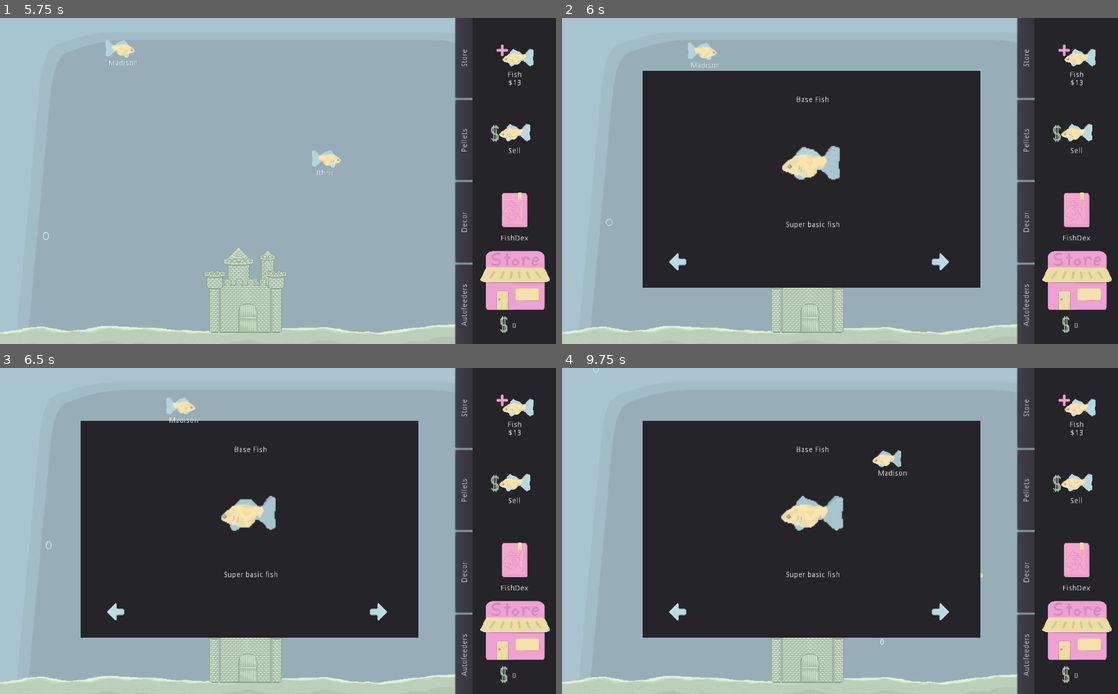
Above: before the commit, frames 1-4 (two rows, left to right).
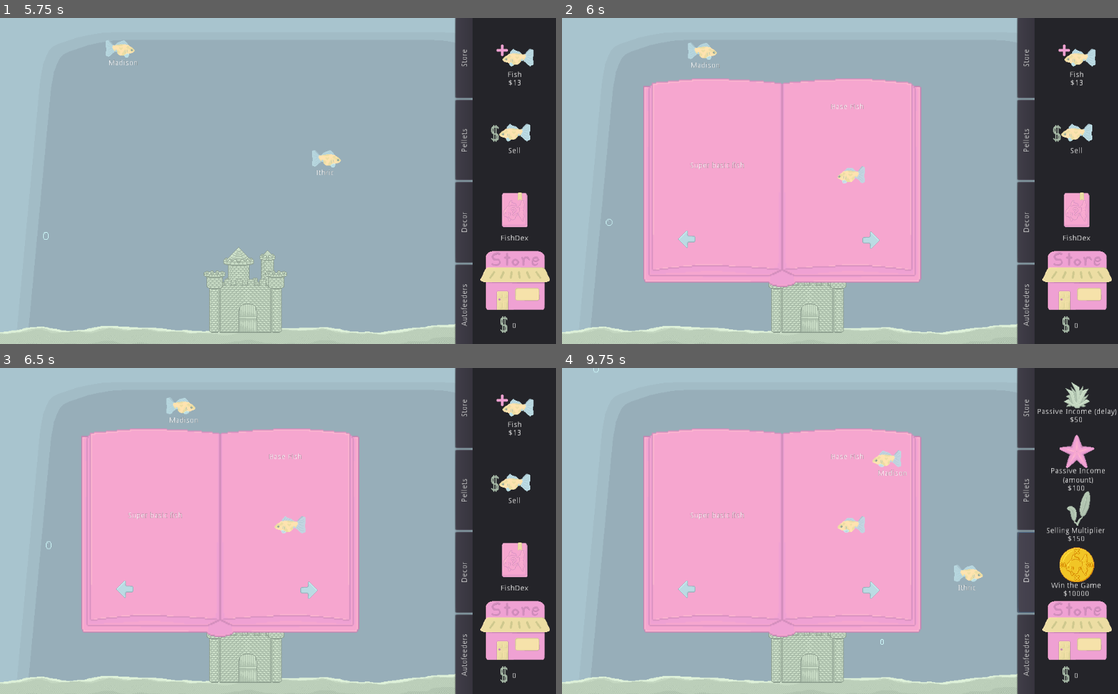
Above: after the commit, the same moments.

Repository: Struckdown/oohgamejam2020
Game: Godot game, scene res://Scenes/MainMenu.tscn
Same seed, same stepped clock (60 frames per second), same inputs: the game is played once before the commit and once after it.
Inputs (mouse positions are in pixels of both pictures, inside the frame that each line leads up to; where the layout moved, square brackets give the same spot in the first picture):
- Up to frame 1 (5.75 s): click "Play" at 0.5 s; click "Autofeeders" at 1.25 s; click "Decor" at 2 s; click "Pellets" at 2.75 s; click "Store" at 3.5 s; click "Fish" at 4.25 s; click "Sell" at 5 s
- Up to frame 2 (6 s): click "FishDex" at 5.75 s
- Up to frame 3 (6.5 s): no input
- Up to frame 4 (9.75 s): click (873, 589) [940, 615] at 6.5 s; click (689, 589) [678, 615] at 7.25 s; click "Autofeeders" at 8 s; click (1073, 387) at 8.77 s; click "Decor" at 9.5 s

Frame 1 is identical in both runs. In frame 2, 40% of the frame differs, in the area x 14-76%, y 16-83%; in frame 3, 40%; in frame 4, 43%, in the area x 14-100%, y 4-83%.

Commit message:
Fish dex almost done

Diff:
--- a/src/Scenes/FishDex.tscn
+++ b/src/Scenes/FishDex.tscn
@@ -1,129 +1,868 @@
-[gd_scene load_steps=13 format=2]
+[gd_scene load_steps=59 format=2]
 
 [ext_resource path="res://Art/Basic Fish/Fish.png" type="Texture" id=1]
 [ext_resource path="res://Art/HUD Elements/right arrow.png" type="Texture" id=2]
 [ext_resource path="res://Scripts/FishDex.gd" type="Script" id=3]
 [ext_resource path="res://Art/HUD Elements/left arrow.png" type="Texture" id=4]
-
-[sub_resource type="AtlasTexture" id=1]
+[ext_resource path="res://Art/HUD Elements/dex background.png" type="Texture" id=5]
+[ext_resource path="res://Art/Unifish/Unifish.png" type="Texture" id=6]
+[ext_resource path="res://Art/Uberfish/Ubersprite.png" type="Texture" id=7]
+[ext_resource path="res://Art/Goldfish/Goldfish.png" type="Texture" id=8]
+[ext_resource path="res://Art/Shadowfish/Shadowfish.png" type="Texture" id=9]
+[ext_resource path="res://Art/Skelefish/Skelefish.png" type="Texture" id=10]
+
+[sub_resource type="AtlasTexture" id=9]
 flags = 4
 atlas = ExtResource( 1 )
 region = Rect2( 0, 0, 64, 32 )
 
-[sub_resource type="AtlasTexture" id=2]
+[sub_resource type="AtlasTexture" id=10]
 flags = 4
 atlas = ExtResource( 1 )
 region = Rect2( 64, 0, 64, 32 )
 
-[sub_resource type="AtlasTexture" id=3]
+[sub_resource type="AtlasTexture" id=11]
 flags = 4
 atlas = ExtResource( 1 )
 region = Rect2( 128, 0, 64, 32 )
 
-[sub_resource type="AtlasTexture" id=4]
+[sub_resource type="AtlasTexture" id=12]
 flags = 4
 atlas = ExtResource( 1 )
 region = Rect2( 192, 0, 64, 32 )
 
-[sub_resource type="AtlasTexture" id=5]
+[sub_resource type="AtlasTexture" id=13]
 flags = 4
 atlas = ExtResource( 1 )
 region = Rect2( 256, 0, 64, 32 )
 
-[sub_resource type="AtlasTexture" id=6]
+[sub_resource type="AtlasTexture" id=14]
 flags = 4
 atlas = ExtResource( 1 )
 region = Rect2( 320, 0, 64, 32 )
 
-[sub_resource type="AtlasTexture" id=7]
+[sub_resource type="AtlasTexture" id=15]
 flags = 4
 atlas = ExtResource( 1 )
 region = Rect2( 384, 0, 64, 32 )
 
+[sub_resource type="AtlasTexture" id=16]
+flags = 4
+atlas = ExtResource( 9 )
+region = Rect2( 0, 0, 64, 32 )
+
+[sub_resource type="AtlasTexture" id=17]
+flags = 4
+atlas = ExtResource( 9 )
+region = Rect2( 64, 0, 64, 32 )
+
+[sub_resource type="AtlasTexture" id=18]
+flags = 4
+atlas = ExtResource( 9 )
+region = Rect2( 128, 0, 64, 32 )
+
+[sub_resource type="AtlasTexture" id=19]
+flags = 4
+atlas = ExtResource( 9 )
+region = Rect2( 192, 0, 64, 32 )
+
+[sub_resource type="AtlasTexture" id=20]
+flags = 4
+atlas = ExtResource( 9 )
+region = Rect2( 256, 0, 64, 32 )
+
+[sub_resource type="AtlasTexture" id=21]
+flags = 4
+atlas = ExtResource( 9 )
+region = Rect2( 320, 0, 64, 32 )
+
+[sub_resource type="AtlasTexture" id=22]
+flags = 4
+atlas = ExtResource( 9 )
+region = Rect2( 384, 0, 64, 32 )
+
+[sub_resource type="AtlasTexture" id=23]
+flags = 4
+atlas = ExtResource( 9 )
+region = Rect2( 448, 0, 64, 32 )
+
+[sub_resource type="AtlasTexture" id=24]
+flags = 4
+atlas = ExtResource( 10 )
+region = Rect2( 0, 0, 64, 32 )
+
+[sub_resource type="AtlasTexture" id=25]
+flags = 4
+atlas = ExtResource( 10 )
+region = Rect2( 64, 0, 64, 32 )
+
+[sub_resource type="AtlasTexture" id=26]
+flags = 4
+atlas = ExtResource( 10 )
+region = Rect2( 128, 0, 64, 32 )
+
+[sub_resource type="AtlasTexture" id=27]
+flags = 4
+atlas = ExtResource( 10 )
+region = Rect2( 192, 0, 64, 32 )
+
+[sub_resource type="AtlasTexture" id=28]
+flags = 4
+atlas = ExtResource( 10 )
+region = Rect2( 256, 0, 64, 32 )
+
+[sub_resource type="AtlasTexture" id=29]
+flags = 4
+atlas = ExtResource( 10 )
+region = Rect2( 320, 0, 64, 32 )
+
+[sub_resource type="AtlasTexture" id=30]
+flags = 4
+atlas = ExtResource( 10 )
+region = Rect2( 384, 0, 64, 32 )
+
+[sub_resource type="AtlasTexture" id=31]
+flags = 4
+atlas = ExtResource( 10 )
+region = Rect2( 448, 0, 64, 32 )
+
+[sub_resource type="AtlasTexture" id=32]
+flags = 4
+atlas = ExtResource( 6 )
+region = Rect2( 0, 0, 64, 32 )
+
+[sub_resource type="AtlasTexture" id=33]
+flags = 4
+atlas = ExtResource( 6 )
+region = Rect2( 64, 0, 64, 32 )
+
+[sub_resource type="AtlasTexture" id=34]
+flags = 4
+atlas = ExtResource( 6 )
+region = Rect2( 128, 0, 64, 32 )
+
+[sub_resource type="AtlasTexture" id=35]
+flags = 4
+atlas = ExtResource( 6 )
+region = Rect2( 192, 0, 64, 32 )
+
+[sub_resource type="AtlasTexture" id=36]
+flags = 4
+atlas = ExtResource( 6 )
+region = Rect2( 256, 0, 64, 32 )
+
+[sub_resource type="AtlasTexture" id=37]
+flags = 4
+atlas = ExtResource( 6 )
+region = Rect2( 320, 0, 64, 32 )
+
+[sub_resource type="AtlasTexture" id=38]
+flags = 4
+atlas = ExtResource( 6 )
+region = Rect2( 384, 0, 64, 32 )
+
+[sub_resource type="AtlasTexture" id=39]
+flags = 4
+atlas = ExtResource( 6 )
+region = Rect2( 448, 0, 64, 32 )
+
+[sub_resource type="AtlasTexture" id=40]
+flags = 4
+atlas = ExtResource( 7 )
+region = Rect2( 0, 0, 64, 32 )
+
+[sub_resource type="AtlasTexture" id=41]
+flags = 4
+atlas = ExtResource( 7 )
+region = Rect2( 64, 0, 64, 32 )
+
+[sub_resource type="AtlasTexture" id=42]
+flags = 4
+atlas = ExtResource( 7 )
+region = Rect2( 128, 0, 64, 32 )
+
+[sub_resource type="AtlasTexture" id=43]
+flags = 4
+atlas = ExtResource( 7 )
+region = Rect2( 192, 0, 64, 32 )
+
+[sub_resource type="AtlasTexture" id=44]
+flags = 4
+atlas = ExtResource( 7 )
+region = Rect2( 256, 0, 64, 32 )
+
+[sub_resource type="AtlasTexture" id=45]
+flags = 4
+atlas = ExtResource( 7 )
+region = Rect2( 320, 0, 64, 32 )
+
+[sub_resource type="AtlasTexture" id=46]
+flags = 4
+atlas = ExtResource( 7 )
+region = Rect2( 384, 0, 64, 32 )
+
+[sub_resource type="AtlasTexture" id=47]
+flags = 4
+atlas = ExtResource( 7 )
+region = Rect2( 448, 0, 64, 32 )
+
+[sub_resource type="AtlasTexture" id=48]
+flags = 4
+atlas = ExtResource( 8 )
+region = Rect2( 0, 0, 64, 32 )
+
+[sub_resource type="AtlasTexture" id=49]
+flags = 4
+atlas = ExtResource( 8 )
+region = Rect2( 64, 0, 64, 32 )
+
+[sub_resource type="AtlasTexture" id=50]
+flags = 4
+atlas = ExtResource( 8 )
+region = Rect2( 128, 0, 64, 32 )
+
+[sub_resource type="AtlasTexture" id=51]
+flags = 4
+atlas = ExtResource( 8 )
+region = Rect2( 192, 0, 64, 32 )
+
+[sub_resource type="AtlasTexture" id=52]
+flags = 4
+atlas = ExtResource( 8 )
+region = Rect2( 256, 0, 64, 32 )
+
+[sub_resource type="AtlasTexture" id=53]
+flags = 4
+atlas = ExtResource( 8 )
+region = Rect2( 320, 0, 64, 32 )
+
+[sub_resource type="AtlasTexture" id=54]
+flags = 4
+atlas = ExtResource( 8 )
+region = Rect2( 384, 0, 64, 32 )
+
+[sub_resource type="AtlasTexture" id=55]
+flags = 4
+atlas = ExtResource( 8 )
+region = Rect2( 448, 0, 64, 32 )
+
 [sub_resource type="SpriteFrames" id=8]
 animations = [ {
-"frames": [ SubResource( 1 ), SubResource( 2 ), SubResource( 3 ), SubResource( 4 ), SubResource( 5 ), SubResource( 6 ), SubResource( 7 ) ],
+"frames": [ SubResource( 9 ), SubResource( 10 ), SubResource( 11 ), SubResource( 12 ), SubResource( 13 ), SubResource( 14 ), SubResource( 15 ) ],
 "loop": true,
 "name": "default",
 "speed": 5.0
+}, {
+"frames": [ SubResource( 16 ), SubResource( 17 ), SubResource( 18 ), SubResource( 19 ), SubResource( 20 ), SubResource( 21 ), SubResource( 22 ), SubResource( 23 ) ],
+"loop": true,
+"name": "shadow",
+"speed": 5.0
+}, {
+"frames": [ SubResource( 24 ), SubResource( 25 ), SubResource( 26 ), SubResource( 27 ), SubResource( 28 ), SubResource( 29 ), SubResource( 30 ), SubResource( 31 ) ],
+"loop": true,
+"name": "skele",
+"speed": 5.0
+}, {
+"frames": [ SubResource( 32 ), SubResource( 33 ), SubResource( 34 ), SubResource( 35 ), SubResource( 36 ), SubResource( 37 ), SubResource( 38 ), SubResource( 39 ) ],
+"loop": true,
+"name": "unifish",
+"speed": 5.0
+}, {
+"frames": [ SubResource( 40 ), SubResource( 41 ), SubResource( 42 ), SubResource( 43 ), SubResource( 44 ), SubResource( 45 ), SubResource( 46 ), SubResource( 47 ) ],
+"loop": true,
+"name": "uberfish",
+"speed": 5.0
+}, {
+"frames": [ SubResource( 48 ), SubResource( 49 ), SubResource( 50 ), SubResource( 51 ), SubResource( 52 ), SubResource( 53 ), SubResource( 54 ), SubResource( 55 ) ],
+"loop": true,
+"name": "goldfish",
+"speed": 5.0
 } ]
 
 [node name="FishDex" type="Control"]
+anchor_right = 0.506
+anchor_bottom = 0.618
+margin_right = -0.144043
+margin_bottom = 0.199982
+script = ExtResource( 3 )
+__meta__ = {
+"_edit_use_anchors_": false
+}
+
+[node name="Master" type="Control" parent="."]
+margin_left = 174.0
+margin_top = 106.0
+margin_right = 687.0
+margin_bottom = 470.0
+__meta__ = {
+"_edit_use_anchors_": false
+}
+
+[node name="Book" type="Sprite" parent="Master"]
+position = Vector2( 257.41, 182.101 )
+scale = Vector2( 2, 2 )
+texture = ExtResource( 5 )
+
+[node name="ForwardButton" type="TextureButton" parent="Master"]
 anchor_right = 1.0
-anchor_bottom = 1.0
-script = ExtResource( 3 )
-__meta__ = {
-"_edit_use_anchors_": false
-}
-
-[node name="Background" type="Panel" parent="."]
-margin_left = 149.0
-margin_top = 97.0
-margin_right = 771.0
-margin_bottom = 497.0
-__meta__ = {
-"_edit_use_anchors_": false
-}
-
-[node name="BasicFish" type="Control" parent="Background"]
+anchor_bottom = 0.979
+margin_left = 405.0
+margin_top = 272.0
+margin_right = -76.0
+margin_bottom = -52.356
+texture_normal = ExtResource( 2 )
+__meta__ = {
+"_edit_use_anchors_": false
+}
+
+[node name="BackwardsButton" type="TextureButton" parent="Master"]
 anchor_right = 1.0
-anchor_bottom = 1.003
-margin_right = 3.0
-margin_bottom = -0.200012
-__meta__ = {
-"_edit_use_anchors_": false
-}
-
-[node name="FishName" type="Label" parent="Background/BasicFish"]
-anchor_right = 1.0
-anchor_bottom = 1.0
-margin_left = 4.0
-margin_top = 47.0
-margin_right = -3.0
-margin_bottom = -339.0
+anchor_bottom = 0.961
+margin_left = 66.0
+margin_top = 270.0
+margin_right = -412.0
+margin_bottom = -47.804
+texture_normal = ExtResource( 4 )
+__meta__ = {
+"_edit_use_anchors_": false
+}
+
+[node name="Content" type="Control" parent="Master"]
+anchor_left = 0.004
+anchor_top = 0.007
+anchor_right = 0.5
+anchor_bottom = 0.615
+margin_left = -0.052
+margin_top = -3.548
+margin_right = 256.5
+margin_bottom = 139.14
+mouse_filter = 2
+__meta__ = {
+"_edit_use_anchors_": false
+}
+
+[node name="BasicFish" type="Control" parent="Master/Content"]
+anchor_left = 0.105
+anchor_top = 0.012
+anchor_right = 0.931
+anchor_bottom = 0.924
+margin_left = 0.165001
+margin_top = 0.128
+margin_right = 0.262939
+margin_bottom = -0.144043
+mouse_filter = 2
+__meta__ = {
+"_edit_use_anchors_": false
+}
+
+[node name="FishName" type="Label" parent="Master/Content/BasicFish"]
+anchor_top = 0.044
+anchor_right = 0.916
+anchor_bottom = 1.0
+margin_left = 233.0
+margin_top = 18.4455
+margin_right = 25.0626
+margin_bottom = -255.784
 text = "Base Fish"
 align = 1
 __meta__ = {
 "_edit_use_anchors_": false
 }
 
-[node name="FishDescription" type="Label" parent="Background/BasicFish"]
-anchor_right = 1.0
-anchor_bottom = 1.0
-margin_top = 277.0
-margin_right = 1.0
-margin_bottom = -55.0
+[node name="FishDescription" type="Label" parent="Master/Content/BasicFish"]
+anchor_top = 0.046
+anchor_right = 0.908
+anchor_bottom = 1.0
+margin_left = -11.0
+margin_top = 7.78394
+margin_right = -207.593
+margin_bottom = -57.784
 text = "Super basic fish"
 align = 1
-__meta__ = {
-"_edit_use_anchors_": false
-}
-
-[node name="AnimatedSprite" type="AnimatedSprite" parent="Background/BasicFish"]
-position = Vector2( 314.657, 170.618 )
+valign = 1
+autowrap = true
+__meta__ = {
+"_edit_use_anchors_": false
+}
+
+[node name="AnimatedSprite" type="AnimatedSprite" parent="Master/Content/BasicFish"]
+position = Vector2( 331.721, 164.916 )
+frames = SubResource( 8 )
+frame = 6
+playing = true
+
+[node name="BasicFishMed" type="Control" parent="Master/Content"]
+visible = false
+anchor_left = 0.105
+anchor_top = 0.012
+anchor_right = 0.931
+anchor_bottom = 0.924
+margin_left = 0.165001
+margin_top = 0.128
+margin_right = 0.262939
+margin_bottom = -0.144043
+mouse_filter = 2
+__meta__ = {
+"_edit_use_anchors_": false
+}
+
+[node name="FishName" type="Label" parent="Master/Content/BasicFishMed"]
+anchor_top = 0.044
+anchor_right = 0.916
+anchor_bottom = 1.0
+margin_left = 233.0
+margin_top = 18.4455
+margin_right = 25.0626
+margin_bottom = -255.784
+text = "Medium Base fish"
+align = 1
+__meta__ = {
+"_edit_use_anchors_": false
+}
+
+[node name="FishDescription" type="Label" parent="Master/Content/BasicFishMed"]
+anchor_top = 0.046
+anchor_right = 0.908
+anchor_bottom = 1.0
+margin_left = -11.0
+margin_top = 7.78394
+margin_right = -207.593
+margin_bottom = -57.784
+text = "Super basic fish, but big"
+align = 1
+valign = 1
+autowrap = true
+__meta__ = {
+"_edit_use_anchors_": false
+}
+
+[node name="AnimatedSprite" type="AnimatedSprite" parent="Master/Content/BasicFishMed"]
+position = Vector2( 331.721, 164.916 )
+scale = Vector2( 1.5, 1.5 )
+frames = SubResource( 8 )
+frame = 2
+playing = true
+
+[node name="BasicFishBig" type="Control" parent="Master/Content"]
+visible = false
+anchor_left = 0.105
+anchor_top = 0.012
+anchor_right = 0.931
+anchor_bottom = 0.924
+margin_left = 0.165001
+margin_top = 0.127999
+margin_right = 0.262939
+margin_bottom = -0.144043
+mouse_filter = 2
+__meta__ = {
+"_edit_use_anchors_": false
+}
+
+[node name="FishName" type="Label" parent="Master/Content/BasicFishBig"]
+anchor_top = 0.044
+anchor_right = 0.916
+anchor_bottom = 1.0
+margin_left = 233.0
+margin_top = 18.4455
+margin_right = 25.0626
+margin_bottom = -255.784
+text = "Big Base Fish"
+align = 1
+__meta__ = {
+"_edit_use_anchors_": false
+}
+
+[node name="FishDescription" type="Label" parent="Master/Content/BasicFishBig"]
+anchor_top = 0.046
+anchor_right = 0.908
+anchor_bottom = 1.0
+margin_left = -11.0
+margin_top = 7.78394
+margin_right = -184.593
+margin_bottom = -57.784
+text = "Super basic fish. But really big. Like, max big."
+align = 1
+valign = 1
+autowrap = true
+__meta__ = {
+"_edit_use_anchors_": false
+}
+
+[node name="AnimatedSprite" type="AnimatedSprite" parent="Master/Content/BasicFishBig"]
+position = Vector2( 331.721, 164.916 )
 scale = Vector2( 2, 2 )
 frames = SubResource( 8 )
 frame = 4
 playing = true
 
-[node name="ForwardButton" type="TextureButton" parent="Background"]
-margin_left = 531.574
-margin_top = 336.092
-margin_right = 571.574
-margin_bottom = 376.092
-texture_normal = ExtResource( 2 )
-__meta__ = {
-"_edit_use_anchors_": false
-}
-
-[node name="BackwardsButton" type="TextureButton" parent="Background"]
-margin_left = 48.0132
-margin_top = 336.092
-margin_right = 88.0132
-margin_bottom = 376.092
-texture_normal = ExtResource( 4 )
-__meta__ = {
-"_edit_use_anchors_": false
-}
-[connection signal="toggled" from="Background/ForwardButton" to="." method="_on_For_toggled"]
-[connection signal="toggled" from="Background/BackwardsButton" to="." method="_on_BackwardsButton_toggled"]
+[node name="DiamondFIsh" type="Control" parent="Master/Content"]
+visible = false
+anchor_left = 0.105
+anchor_top = 0.012
+anchor_right = 0.931
+anchor_bottom = 0.924
+margin_left = 0.165001
+margin_top = 0.127999
+margin_right = 0.262939
+margin_bottom = -0.144043
+mouse_filter = 2
+__meta__ = {
+"_edit_use_anchors_": false
+}
+
+[node name="FishName" type="Label" parent="Master/Content/DiamondFIsh"]
+anchor_top = 0.044
+anchor_right = 0.916
+anchor_bottom = 1.0
+margin_left = 233.0
+margin_top = 18.4455
+margin_right = 25.0626
+margin_bottom = -255.784
+text = "Diamond Fish"
+align = 1
+__meta__ = {
+"_edit_use_anchors_": false
+}
+
+[node name="FishDescription" type="Label" parent="Master/Content/DiamondFIsh"]
+anchor_top = 0.046
+anchor_right = 0.908
+anchor_bottom = 1.0
+margin_left = -11.0
+margin_top = 7.78394
+margin_right = -184.593
+margin_bottom = -57.784
+text = "This fish saw all the goldfish swimming around and said it could do better. So it evolved  diamondskin. Worth $$$."
+align = 1
+valign = 1
+autowrap = true
+__meta__ = {
+"_edit_use_anchors_": false
+}
+
+[node name="AnimatedSprite" type="AnimatedSprite" parent="Master/Content/DiamondFIsh"]
+position = Vector2( 331.721, 164.916 )
+scale = Vector2( 2, 2 )
+frames = SubResource( 8 )
+frame = 6
+playing = true
+
+[node name="GoldFishMed" type="Control" parent="Master/Content"]
+visible = false
+anchor_left = 0.105
+anchor_top = 0.012
+anchor_right = 0.931
+anchor_bottom = 0.924
+margin_left = 0.165001
+margin_top = 0.127999
+margin_right = 0.262939
+margin_bottom = -0.144043
+mouse_filter = 2
+__meta__ = {
+"_edit_use_anchors_": false
+}
+
+[node name="FishName" type="Label" parent="Master/Content/GoldFishMed"]
+anchor_top = 0.044
+anchor_right = 0.916
+anchor_bottom = 1.0
+margin_left = 233.0
+margin_top = 18.4455
+margin_right = 25.0626
+margin_bottom = -255.784
+text = "Goldfish"
+align = 1
+__meta__ = {
+"_edit_use_anchors_": false
+}
+
+[node name="FishDescription" type="Label" parent="Master/Content/GoldFishMed"]
+anchor_top = 0.046
+anchor_right = 0.908
+anchor_bottom = 1.0
+margin_left = -11.0
+margin_top = 7.78394
+margin_right = -184.593
+margin_bottom = -57.784
+text = "A fish made of gold! A gold fish! Worth a lot of money!"
+align = 1
+valign = 1
+autowrap = true
+__meta__ = {
+"_edit_use_anchors_": false
+}
+
+[node name="AnimatedSprite" type="AnimatedSprite" parent="Master/Content/GoldFishMed"]
+position = Vector2( 331.721, 164.916 )
+scale = Vector2( 1.5, 1.5 )
+frames = SubResource( 8 )
+animation = "goldfish"
+frame = 4
+playing = true
+
+[node name="GoldFishBig" type="Control" parent="Master/Content"]
+visible = false
+anchor_left = 0.105
+anchor_top = 0.012
+anchor_right = 0.931
+anchor_bottom = 0.924
+margin_left = 0.165001
+margin_top = 0.127999
+margin_right = 0.262939
+margin_bottom = -0.144043
+mouse_filter = 2
+__meta__ = {
+"_edit_use_anchors_": false
+}
+
+[node name="FishName" type="Label" parent="Master/Content/GoldFishBig"]
+anchor_top = 0.044
+anchor_right = 0.916
+anchor_bottom = 1.0
+margin_left = 233.0
+margin_top = 18.4455
+margin_right = 25.0626
+margin_bottom = -255.784
+text = "Large Goldfish"
+align = 1
+__meta__ = {
+"_edit_use_anchors_": false
+}
+
+[node name="FishDescription" type="Label" parent="Master/Content/GoldFishBig"]
+anchor_top = 0.046
+anchor_right = 0.908
+anchor_bottom = 1.0
+margin_left = -11.0
+margin_top = 7.78394
+margin_right = -184.593
+margin_bottom = -57.784
+text = "These things get bigger? Now we're talking!"
+align = 1
+valign = 1
+autowrap = true
+__meta__ = {
+"_edit_use_anchors_": false
+}
+
+[node name="AnimatedSprite" type="AnimatedSprite" parent="Master/Content/GoldFishBig"]
+position = Vector2( 331.721, 164.916 )
+scale = Vector2( 2, 2 )
+frames = SubResource( 8 )
+animation = "goldfish"
+frame = 5
+playing = true
+
+[node name="ShadowFish" type="Control" parent="Master/Content"]
+visible = false
+anchor_left = 0.105
+anchor_top = 0.012
+anchor_right = 0.931
+anchor_bottom = 0.924
+margin_left = 0.165001
+margin_top = 0.127999
+margin_right = 0.262939
+margin_bottom = -0.144043
+mouse_filter = 2
+__meta__ = {
+"_edit_use_anchors_": false
+}
+
+[node name="FishName" type="Label" parent="Master/Content/ShadowFish"]
+anchor_top = 0.044
+anchor_right = 0.916
+anchor_bottom = 1.0
+margin_left = 233.0
+margin_top = 18.4455
+margin_right = 25.0626
+margin_bottom = -255.784
+text = "Shadowfish"
+align = 1
+__meta__ = {
+"_edit_use_anchors_": false
+}
+
+[node name="FishDescription" type="Label" parent="Master/Content/ShadowFish"]
+anchor_top = 0.046
+anchor_right = 0.908
+anchor_bottom = 1.0
+margin_left = -11.0
+margin_top = 7.78394
+margin_right = -184.593
+margin_bottom = -57.784
+text = "This fish... has eaten some interesting food. Evolution has made it very intimidating, but it's got a big heart inside."
+align = 1
+valign = 1
+autowrap = true
+__meta__ = {
+"_edit_use_anchors_": false
+}
+
+[node name="AnimatedSprite" type="AnimatedSprite" parent="Master/Content/ShadowFish"]
+position = Vector2( 331.721, 164.916 )
+scale = Vector2( 1.5, 1.5 )
+frames = SubResource( 8 )
+animation = "shadow"
+frame = 2
+playing = true
+
+[node name="SkeletonFish" type="Control" parent="Master/Content"]
+visible = false
+anchor_left = 0.105
+anchor_top = 0.012
+anchor_right = 0.931
+anchor_bottom = 0.924
+margin_left = 0.165001
+margin_top = 0.127999
+margin_right = 0.262939
+margin_bottom = -0.144043
+mouse_filter = 2
+__meta__ = {
+"_edit_use_anchors_": false
+}
+
+[node name="FishName" type="Label" parent="Master/Content/SkeletonFish"]
+anchor_top = 0.044
+anchor_right = 0.916
+anchor_bottom = 1.0
+margin_left = 233.0
+margin_top = 18.4455
+margin_right = 25.0626
+margin_bottom = -255.784
+text = "Skelefish"
+align = 1
+__meta__ = {
+"_edit_use_anchors_": false
+}
+
+[node name="FishDescription" type="Label" parent="Master/Content/SkeletonFish"]
+anchor_top = 0.046
+anchor_right = 0.908
+anchor_bottom = 1.0
+margin_left = -11.0
+margin_top = 7.78394
+margin_right = -184.593
+margin_bottom = -57.784
+text = "A being that lost the need to breathe. Still eats happily though. What a cute fish!"
+align = 1
+valign = 1
+autowrap = true
+__meta__ = {
+"_edit_use_anchors_": false
+}
+
+[node name="AnimatedSprite" type="AnimatedSprite" parent="Master/Content/SkeletonFish"]
+position = Vector2( 331.721, 164.916 )
+scale = Vector2( 2, 2 )
+frames = SubResource( 8 )
+animation = "skele"
+frame = 3
+playing = true
+
+[node name="UniFish" type="Control" parent="Master/Content"]
+visible = false
+anchor_left = 0.105
+anchor_top = 0.012
+anchor_right = 0.931
+anchor_bottom = 0.924
+margin_left = 0.165001
+margin_top = 0.127999
+margin_right = 0.262939
+margin_bottom = -0.144043
+mouse_filter = 2
+__meta__ = {
+"_edit_use_anchors_": false
+}
+
+[node name="FishName" type="Label" parent="Master/Content/UniFish"]
+anchor_top = 0.044
+anchor_right = 0.916
+anchor_bottom = 1.0
+margin_left = 233.0
+margin_top = 18.4455
+margin_right = 25.0626
+margin_bottom = -255.784
+text = "Unifish"
+align = 1
+__meta__ = {
+"_edit_use_anchors_": false
+}
+
+[node name="FishDescription" type="Label" parent="Master/Content/UniFish"]
+anchor_top = 0.046
+anchor_right = 0.908
+anchor_bottom = 1.0
+margin_left = -11.0
+margin_top = 7.78394
+margin_right = -184.593
+margin_bottom = -57.784
+text = "This fish has taken several spellcaster levels and is now very proficient in looking cute."
+align = 1
+valign = 1
+autowrap = true
+__meta__ = {
+"_edit_use_anchors_": false
+}
+
+[node name="AnimatedSprite" type="AnimatedSprite" parent="Master/Content/UniFish"]
+position = Vector2( 331.721, 164.916 )
+scale = Vector2( 1.5, 1.5 )
+frames = SubResource( 8 )
+animation = "unifish"
+frame = 5
+playing = true
+
+[node name="UberFish" type="Control" parent="Master/Content"]
+visible = false
+anchor_left = 0.105
+anchor_top = 0.012
+anchor_right = 0.931
+anchor_bottom = 0.924
+margin_left = 0.165001
+margin_top = 0.127999
+margin_right = 0.262939
+margin_bottom = -0.144043
+mouse_filter = 2
+__meta__ = {
+"_edit_use_anchors_": false
+}
+
+[node name="FishName" type="Label" parent="Master/Content/UberFish"]
+anchor_top = 0.044
+anchor_right = 0.916
+anchor_bottom = 1.0
+margin_left = 233.0
+margin_top = 18.4455
+margin_right = 25.0626
+margin_bottom = -255.784
+text = "Uberfish"
+align = 1
+__meta__ = {
+"_edit_use_anchors_": false
+}
+
+[node name="FishDescription" type="Label" parent="Master/Content/UberFish"]
+anchor_top = 0.046
+anchor_right = 0.908
+anchor_bottom = 1.0
+margin_left = -11.0
+margin_top = 7.78394
+margin_right = -184.593
+margin_bottom = -57.784
+text = "After taking too many levels in spellcasting, power surges through its body, giving it incredible strength."
+align = 1
+valign = 1
+autowrap = true
+__meta__ = {
+"_edit_use_anchors_": false
+}
+
+[node name="AnimatedSprite" type="AnimatedSprite" parent="Master/Content/UberFish"]
+position = Vector2( 331.721, 164.916 )
+scale = Vector2( 2, 2 )
+frames = SubResource( 8 )
+animation = "uberfish"
+frame = 1
+playing = true
+[connection signal="pressed" from="Master/ForwardButton" to="." method="_on_ForwardButton_pressed"]
+[connection signal="pressed" from="Master/BackwardsButton" to="." method="_on_BackwardsButton_pressed"]
--- a/src/Scenes/World.tscn
+++ b/src/Scenes/World.tscn
@@ -48,6 +48,12 @@
 
 [node name="FishDex" parent="." instance=ExtResource( 9 )]
 visible = false
+anchor_right = 1.0
+anchor_bottom = 1.0
+margin_left = -26.4511
+margin_top = 15.1995
+margin_right = -692.451
+margin_bottom = -296.8
 
 [editable path="Autofeeder"]
 
--- a/src/Scripts/FishDex.gd
+++ b/src/Scripts/FishDex.gd
@@ -3,11 +3,13 @@
 
 var currentPage = 0
 var maxPages = 5
-
+var pages = []
 
 # Called when the node enters the scene tree for the first time.
 func _ready():
-	pass # Replace with function body.
+	var children = $Master/Content.get_children()
+	for child in children:
+		pages.append(child)
 
 
 # Called every frame. 'delta' is the elapsed time since the previous frame.
@@ -21,13 +23,16 @@
 		show()
 
 func changePage(newPage):
-	if newPage > 0 and newPage < maxPages:
+	if newPage >= 0 and newPage < len(pages):
 		currentPage = newPage
+	for p in pages:
+		p.hide()
+	pages[currentPage].show()
 
 
-func _on_ForwardButton_toggled(_button_pressed):
+func _on_ForwardButton_pressed():
 	changePage(currentPage+1)
 
 
-func _on_BackwardsButton_toggled(_button_pressed):
+func _on_BackwardsButton_pressed():
 	changePage(currentPage-1)
Not shown, added: src/Art/HUD Elements/dex background.png.import
